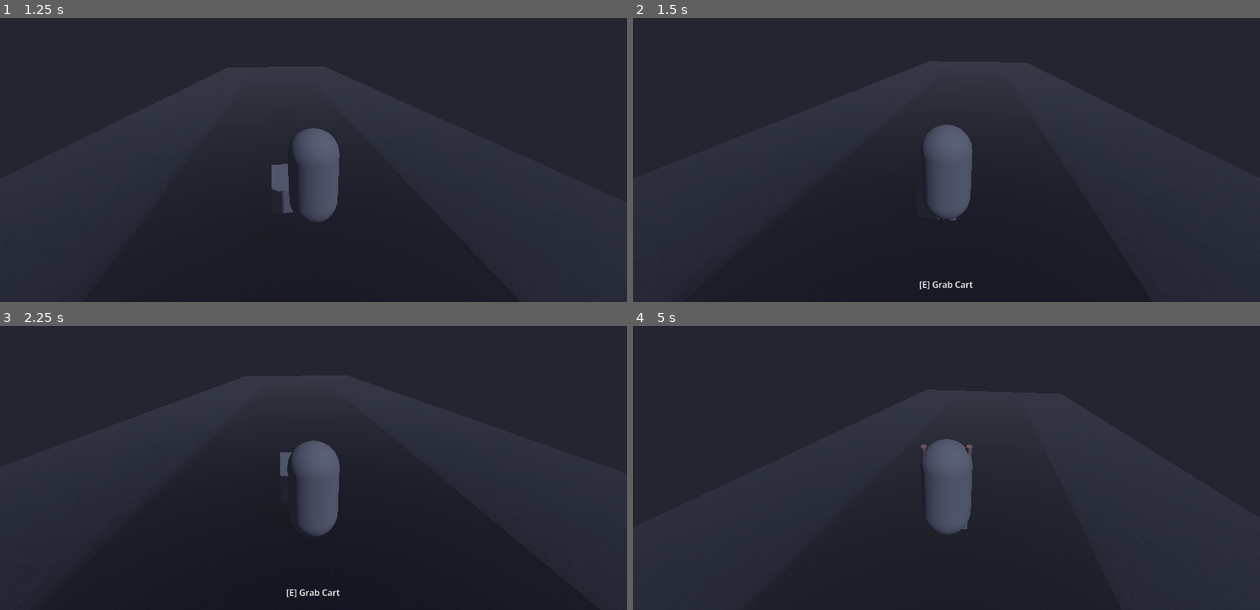
Above: before the commit, frames 1-4 (two rows, left to right).
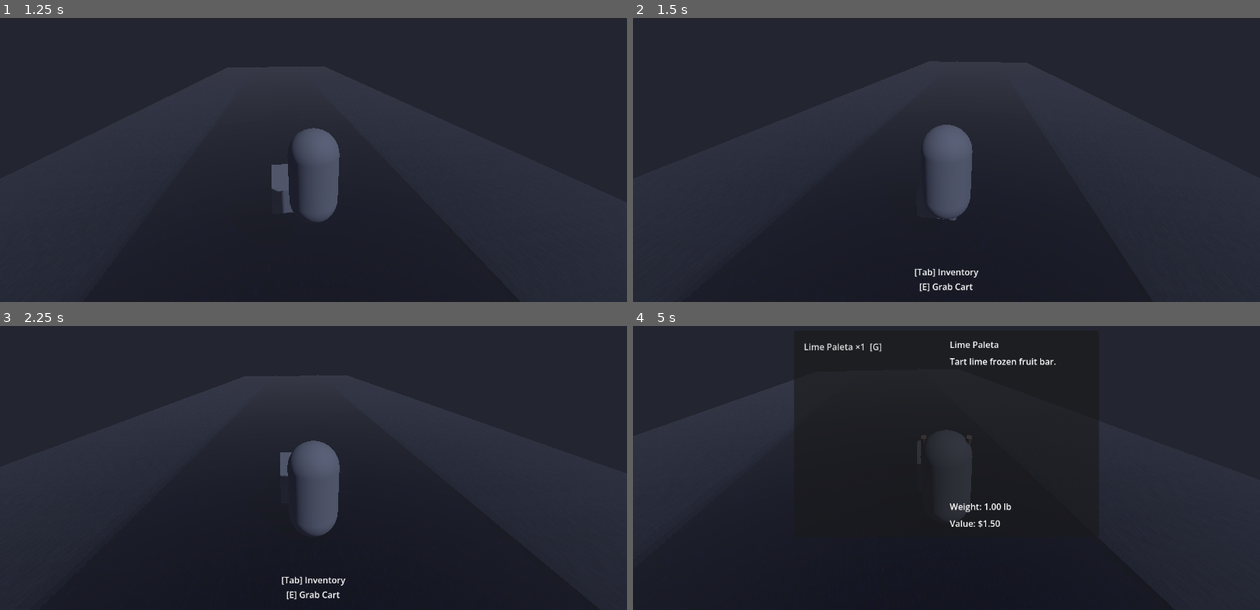
Above: after the commit, the same moments.

Repository: miles5g/paletero
Game: Godot game, scene res://world.tscn
The game is run twice, just before and just after one commit, with the same random seed, the same clock (stepped at 60 frames per second) and the same inputs.
Inputs (mouse positions are in pixels of both pictures, inside the frame that each line leads up to):
- Up to frame 1 (1.25 s): move the mouse to (344, 123) at 0.52 s; hold W (move_forward) from 0.53 s (still down); tap E (interact) at 0.6 s; click (344, 123) at 0.67 s; tap Space (jump) at 0.77 s
- Up to frame 2 (1.5 s): keep holding W (move_forward); move the mouse to (915, 125) at 1.27 s; tap Ctrl (crouch) at 1.35 s; click (915, 125) at 1.42 s
- Up to frame 3 (2.25 s): keep holding W (move_forward); tap Space (jump) at 1.52 s; tap E (interact) at 1.55, 2.1 s; tap Enter at 2 s; move the mouse to (326, 428) at 2.02 s; click (326, 428) at 2.17 s
- Up to frame 4 (5 s): keep holding W (move_forward); tap Space (jump) at 2.75, 3.02, 3.77, 4.52 s; move the mouse to (940, 439) at 2.77 s; tap Shift (sprint) at 2.85 s; click (940, 439) at 2.92 s; tap E (interact) at 3.05, 3.6, 4.55 s; tap Enter at 3.5 s; move the mouse to (990, 436) at 3.52 s; click (990, 436) at 3.67 s; tap Tab (toggle_inventory, bound only after the commit) at 4.15 s; move the mouse to (896, 428) at 4.27 s; tap Ctrl (crouch) at 4.35 s; click (896, 428) at 4.42 s

Frame 1 is identical in both runs. In frame 2, 0.3% of the frame differs, in the area x 44-56%, y 88-97%; in frame 3, 0.3%; in frame 4, 11%, in the area x 2-87%, y 5-100%.

Commit message:
Add cart inventory UI with Tab toggle and item resources
- Add ItemResource and cart inventory_list with stack-on-name add_item_to_inventory
- Procedural HUD: grab prompts + InventoryMenu panel; bind_cart and refresh list
- Player: toggle_inventory (Tab) near cart or while pushing; mouse/camera behavior
- Fix UI node names, Button text alignment, materials, and len variable shadowing

Co-authored-by: Cursor <cursoragent@cursor.com>

Diff:
--- a/cart.gd
+++ b/cart.gd
@@ -23,8 +23,11 @@
 var _physics_dt: float = 1.0 / 60.0
 var _last_yaw_impulse: float = 0.0
 
+var inventory_list: Array[ItemResource] = []
+
 func _ready() -> void:
 	add_to_group("carts")
+	_stock_initial_paleta()
 	_handle_zone = Area3D.new()
 	_handle_zone.name = "HandleZone"
 	_handle_zone.monitoring = true
@@ -59,6 +62,28 @@
 	_interaction_area.body_exited.connect(_on_interaction_area_body_exited)
 	call_deferred("_sync_area_masks_to_player_layer")
 
+
+func add_item_to_inventory(new_item_resource: ItemResource) -> void:
+	if new_item_resource == null:
+		return
+	for existing in inventory_list:
+		if existing.item_name == new_item_resource.item_name:
+			existing.quantity += new_item_resource.quantity
+			return
+	inventory_list.append(new_item_resource.duplicate(true))
+
+
+func _stock_initial_paleta() -> void:
+	var lime := ItemResource.new()
+	lime.item_name = "Lime Paleta"
+	lime.quantity = 1
+	lime.weight_lbs = 1.0
+	lime.value_usd = 1.50
+	lime.description = "Tart lime frozen fruit bar."
+	lime.rarity = ItemResource.Rarity.GREEN
+	add_item_to_inventory(lime)
+
+
 func _physics_process(delta: float) -> void:
 	_physics_dt = delta
 
@@ -73,29 +98,23 @@
 	_handle_zone.collision_mask = mask
 	_interaction_area.collision_mask = mask
 
-func _hud_interaction_label() -> Label:
-	var w := get_parent()
-	if w == null:
-		return null
-	return w.get_node_or_null("HUD/InteractionLabel") as Label
-
 func _on_interaction_area_body_entered(body: Node3D) -> void:
 	if not body is CharacterBody3D or body.name != &"Player":
 		return
 	if body.is_pushing:
 		return
 	body.can_interact = true
-	var lbl := _hud_interaction_label()
-	if lbl:
-		lbl.visible = true
+	var w := get_parent()
+	if w != null and w.has_method("set_grab_prompts_visible"):
+		w.set_grab_prompts_visible(true)
 
 func _on_interaction_area_body_exited(body: Node3D) -> void:
 	if not body is CharacterBody3D or body.name != &"Player":
 		return
 	body.can_interact = false
-	var lbl := _hud_interaction_label()
-	if lbl:
-		lbl.visible = false
+	var w := get_parent()
+	if w != null and w.has_method("set_grab_prompts_visible"):
+		w.set_grab_prompts_visible(false)
 
 func _integrate_forces(state: PhysicsDirectBodyState3D) -> void:
 	var local_v: Vector3 = state.transform.basis.inverse() * state.linear_velocity
--- /dev/null
+++ b/inventory_menu.gd
@@ -0,0 +1,103 @@
+extends Panel
+
+var _item_list: VBoxContainer
+var _detail_icon: TextureRect
+var _detail_name: Label
+var _detail_description: Label
+var _detail_weight: Label
+var _detail_value: Label
+var _cart: RigidBody3D = null
+var _entries: Array[ItemResource] = []
+
+
+func _ready() -> void:
+	_item_list = get_node("MarginContainer/HSplitContainer/ScrollContainer/ItemListVBox") as VBoxContainer
+	_detail_icon = get_node("MarginContainer/HSplitContainer/DetailsColumn/DetailIcon") as TextureRect
+	_detail_name = get_node("MarginContainer/HSplitContainer/DetailsColumn/DetailName") as Label
+	_detail_description = get_node("MarginContainer/HSplitContainer/DetailsColumn/DetailDescription") as Label
+	_detail_weight = get_node("MarginContainer/HSplitContainer/DetailsColumn/DetailWeight") as Label
+	_detail_value = get_node("MarginContainer/HSplitContainer/DetailsColumn/DetailValue") as Label
+
+
+func bind_cart(cart: RigidBody3D) -> void:
+	_cart = cart
+
+
+func refresh() -> void:
+	if _item_list == null:
+		return
+	for c in _item_list.get_children():
+		c.queue_free()
+	_entries.clear()
+	_clear_detail_panel()
+
+	if _cart == null:
+		return
+
+	var inv: Variant = _cart.get("inventory_list")
+	if inv == null:
+		return
+
+	for it in inv:
+		if it is ItemResource:
+			_entries.append(it)
+
+	var i := 0
+	for entry in _entries:
+		var btn := Button.new()
+		btn.flat = true
+		btn.alignment = HORIZONTAL_ALIGNMENT_LEFT
+		btn.text = _format_row(entry)
+		var idx := i
+		btn.pressed.connect(func (): _select_index(idx))
+		_item_list.add_child(btn)
+		i += 1
+
+	if _entries.size() > 0:
+		_select_index(0)
+
+
+func _select_index(idx: int) -> void:
+	if idx < 0 or idx >= _entries.size():
+		return
+	var entry := _entries[idx]
+	_detail_name.text = entry.item_name
+	_detail_description.text = entry.description
+	_detail_weight.text = "Weight: %.2f lb" % entry.weight_lbs
+	_detail_value.text = "Value: $%.2f" % entry.value_usd
+	if entry.icon != null:
+		_detail_icon.texture = entry.icon
+		_detail_icon.visible = true
+	else:
+		_detail_icon.texture = null
+		_detail_icon.visible = false
+
+
+func _clear_detail_panel() -> void:
+	if _detail_name == null:
+		return
+	_detail_name.text = ""
+	_detail_description.text = ""
+	_detail_weight.text = ""
+	_detail_value.text = ""
+	_detail_icon.texture = null
+	_detail_icon.visible = false
+
+
+func _format_row(entry: ItemResource) -> String:
+	var rarity_short := _rarity_abbrev(entry.rarity)
+	return "%s ×%d  [%s]" % [entry.item_name, entry.quantity, rarity_short]
+
+
+func _rarity_abbrev(r: ItemResource.Rarity) -> String:
+	match r:
+		ItemResource.Rarity.GREEN:
+			return "G"
+		ItemResource.Rarity.BLUE:
+			return "B"
+		ItemResource.Rarity.PURPLE:
+			return "P"
+		ItemResource.Rarity.GOLD:
+			return "Au"
+		_:
+			return "?"
--- /dev/null
+++ b/item_resource.gd
@@ -0,0 +1,17 @@
+extends Resource
+class_name ItemResource
+
+enum Rarity {
+	GREEN,
+	BLUE,
+	PURPLE,
+	GOLD,
+}
+
+@export var item_name: String = ""
+@export var quantity: int = 1
+@export var weight_lbs: float = 0.0
+@export var value_usd: float = 0.0
+@export var description: String = ""
+@export var rarity: Rarity = Rarity.GREEN
+@export var icon: Texture2D
--- a/player.gd
+++ b/player.gd
@@ -70,13 +70,15 @@
 		if Input.mouse_mode != Input.MOUSE_MODE_CAPTURED:
 			Input.mouse_mode = Input.MOUSE_MODE_CAPTURED
 			return
-	if event is InputEventMouseMotion and Input.mouse_mode == Input.MOUSE_MODE_CAPTURED and _camera:
+	if event is InputEventMouseMotion and Input.mouse_mode == Input.MOUSE_MODE_CAPTURED and _camera and not _is_inventory_menu_open():
 		rotate_y(-event.relative.x * mouse_sensitivity)
 		_camera.rotate_object_local(Vector3.RIGHT, -event.relative.y * mouse_sensitivity)
 		var pitch := _camera.rotation_degrees.x
 		_camera.rotation_degrees.x = clampf(pitch, -80.0, 80.0)
 
 func _physics_process(delta: float) -> void:
+	if Input.is_action_just_pressed("toggle_inventory") and _can_toggle_cart_inventory():
+		_toggle_inventory_menu()
 	if Input.is_action_just_pressed("interact"):
 		_interact()
 
@@ -142,9 +144,9 @@
 	is_pushing = true
 	can_interact = false
 	add_collision_exception_with(cart)
-	var lbl := get_parent().get_node_or_null("HUD/InteractionLabel") as Label
-	if lbl:
-		lbl.visible = false
+	var w := get_parent()
+	if w != null and w.has_method("set_grab_prompts_visible"):
+		w.set_grab_prompts_visible(false)
 	_hitch_distance = hitch_nominal_distance
 	_hitch_dy = cart.global_position.y - global_position.y
 	var face := -global_transform.basis.z
@@ -229,8 +231,8 @@
 
 func _arm_elbow_target(shoulder: Vector3, hand_target: Vector3, side_sign: float) -> Vector3:
 	var dir := hand_target - shoulder
-	var len := dir.length()
-	if len < 0.05:
+	var reach_len := dir.length()
+	if reach_len < 0.05:
 		return shoulder + global_transform.basis * Vector3(0.0, -0.12, -0.08)
 	var mid := shoulder + dir * 0.5
 	var b := global_transform.basis
@@ -238,7 +240,7 @@
 	var bend_down := -b.y * 0.11
 	# Slight backward bow adds loose, organic bend while keeping hands attached.
 	var bend_back := b.z * 0.08
-	var bend_scale := clampf(len / 2.0, 0.55, 1.0)
+	var bend_scale := clampf(reach_len / 2.0, 0.55, 1.0)
 	return mid + (bend_out + bend_down + bend_back) * bend_scale
 
 func _update_push_arms_visual() -> void:
@@ -312,13 +314,60 @@
 		remove_collision_exception_with(cart)
 	is_pushing = false
 	can_interact = cart != null and cart.has_method("is_player_in_grab_range") and cart.is_player_in_grab_range(self)
-	var lbl := get_parent().get_node_or_null("HUD/InteractionLabel") as Label
-	if lbl:
-		lbl.visible = can_interact
+	var wp := get_parent()
+	if wp != null and wp.has_method("set_grab_prompts_visible"):
+		wp.set_grab_prompts_visible(can_interact)
 	current_cart = null
 
 func _exit_tree() -> void:
 	_detach_from_cart()
+
+
+func _inventory_menu_panel() -> Panel:
+	var w := get_parent()
+	if w == null:
+		return null
+	return w.get_node_or_null("HUD/InventoryMenu") as Panel
+
+
+func _is_inventory_menu_open() -> bool:
+	var panel := _inventory_menu_panel()
+	return panel != null and panel.visible
+
+
+func _can_toggle_cart_inventory() -> bool:
+	if is_pushing:
+		return true
+	for c in get_tree().get_nodes_in_group("carts"):
+		if c is RigidBody3D and c.has_method("is_player_in_grab_range") and c.is_player_in_grab_range(self):
+			return true
+	return false
+
+
+func _resolve_cart_for_inventory() -> RigidBody3D:
+	if is_pushing and current_cart != null and is_instance_valid(current_cart):
+		return current_cart
+	for c in get_tree().get_nodes_in_group("carts"):
+		if c is RigidBody3D and c.has_method("is_player_in_grab_range") and c.is_player_in_grab_range(self):
+			return c
+	return null
+
+
+func _toggle_inventory_menu() -> void:
+	var panel := _inventory_menu_panel()
+	if panel == null:
+		return
+	panel.visible = not panel.visible
+	if panel.visible:
+		Input.mouse_mode = Input.MOUSE_MODE_VISIBLE
+		var cart := _resolve_cart_for_inventory()
+		if cart != null and panel.has_method("bind_cart"):
+			panel.bind_cart(cart)
+		if panel.has_method("refresh"):
+			panel.refresh()
+	else:
+		Input.mouse_mode = Input.MOUSE_MODE_CAPTURED
+
 
 func _can_uncrouch_to_stand() -> bool:
 	if _collision_shape == null or _capsule_shape == null:
--- a/project.godot
+++ b/project.godot
@@ -57,6 +57,11 @@
 "events": [Object(InputEventKey,"resource_local_to_scene":false,"resource_name":"","device":-1,"window_id":0,"alt_press …(195 unchanged characters)…
 ]
 }
+toggle_inventory={
+"deadzone": 0.5,
+"events": [Object(InputEventKey,"resource_local_to_scene":false,"resource_name":"","device":-1,"window_id":0,"alt_pressed":false,"shift_pressed":false,"ctrl_pressed":false,"meta_pressed":false,"pressed":false,"keycode":0,"physical_keycode":4194306,"key_label":0,"unicode":0,"location":0,"echo":false,"script":null)
+]
+}
 
 [physics]
 
--- a/world.gd
+++ b/world.gd
@@ -41,7 +41,6 @@
 	_apply_floor_texture_rules(m, albedo_tex, uv_scale)
 	m.roughness = 0.1
 	m.metallic = 0.0
-	m.specular = 1.0
 	return m
 
 
@@ -51,7 +50,6 @@
 	_apply_floor_texture_rules(m, albedo_tex, uv_scale)
 	m.roughness = 0.92
 	m.metallic = 0.0
-	m.specular = 0.32
 	return m
 
 
@@ -61,7 +59,6 @@
 	_apply_floor_texture_rules(m, albedo_tex, uv_scale)
 	m.roughness = 0.88
 	m.metallic = 0.0
-	m.specular = 0.28
 	return m
 
 
@@ -145,22 +142,126 @@
 	)
 
 
+func set_grab_prompts_visible(v: bool) -> void:
+	var box := get_node_or_null("HUD/InteractionPrompts") as Control
+	if box == null:
+		return
+	box.visible = v
+	for c in box.get_children():
+		if c is Control:
+			(c as Control).visible = v
+
+
+func _create_inventory_menu() -> Panel:
+	var panel := Panel.new()
+	panel.name = "InventoryMenu"
+	panel.visible = false
+	panel.anchor_left = 0.5
+	panel.anchor_right = 0.5
+	panel.anchor_top = 0.5
+	panel.anchor_bottom = 0.5
+	panel.offset_left = -280.0
+	panel.offset_top = -190.0
+	panel.offset_right = 280.0
+	panel.offset_bottom = 190.0
+	panel.grow_horizontal = Control.GROW_DIRECTION_BOTH
+	panel.grow_vertical = Control.GROW_DIRECTION_BOTH
+
+	var margin := MarginContainer.new()
+	margin.name = "MarginContainer"
+	margin.set_anchors_preset(Control.PRESET_FULL_RECT)
+	margin.add_theme_constant_override("margin_left", 14)
+	margin.add_theme_constant_override("margin_top", 14)
+	margin.add_theme_constant_override("margin_right", 14)
+	margin.add_theme_constant_override("margin_bottom", 14)
+	panel.add_child(margin)
+
+	var hsplit := HSplitContainer.new()
+	hsplit.name = "HSplitContainer"
+	hsplit.set_anchors_preset(Control.PRESET_FULL_RECT)
+	margin.add_child(hsplit)
+
+	var scroll := ScrollContainer.new()
+	scroll.name = "ScrollContainer"
+	scroll.size_flags_horizontal = Control.SIZE_EXPAND_FILL
+	scroll.custom_minimum_size = Vector2(220, 0)
+	var item_vbox := VBoxContainer.new()
+	item_vbox.name = "ItemListVBox"
+	scroll.add_child(item_vbox)
+	hsplit.add_child(scroll)
+
+	var right_col := VBoxContainer.new()
+	right_col.name = "DetailsColumn"
+	right_col.size_flags_horizontal = Control.SIZE_EXPAND_FILL
+	right_col.add_theme_constant_override("separation", 8)
+
+	var icon := TextureRect.new()
+	icon.name = "DetailIcon"
+	icon.custom_minimum_size = Vector2(112, 112)
+	icon.expand_mode = TextureRect.EXPAND_IGNORE_SIZE
+	icon.stretch_mode = TextureRect.STRETCH_KEEP_ASPECT_CENTERED
+
+	var name_lbl := Label.new()
+	name_lbl.name = "DetailName"
+	name_lbl.autowrap_mode = TextServer.AUTOWRAP_WORD_SMART
+
+	var desc_lbl := Label.new()
+	desc_lbl.name = "DetailDescription"
+	desc_lbl.autowrap_mode = TextServer.AUTOWRAP_WORD_SMART
+	desc_lbl.size_flags_vertical = Control.SIZE_EXPAND_FILL
+
+	var weight_lbl := Label.new()
+	weight_lbl.name = "DetailWeight"
+
+	var value_lbl := Label.new()
+	value_lbl.name = "DetailValue"
+
+	right_col.add_child(icon)
+	right_col.add_child(name_lbl)
+	right_col.add_child(desc_lbl)
+	right_col.add_child(weight_lbl)
+	right_col.add_child(value_lbl)
+	hsplit.add_child(right_col)
+
+	panel.set_script(load("res://inventory_menu.gd"))
+	return panel
+
+
 func _ready() -> void:
 	var hud := CanvasLayer.new()
 	hud.name = "HUD"
+
+	var prompt_box := VBoxContainer.new()
+	prompt_box.name = "InteractionPrompts"
+	prompt_box.visible = false
+	prompt_box.mouse_filter = Control.MOUSE_FILTER_IGNORE
+	prompt_box.anchor_left = 0.0
+	prompt_box.anchor_right = 1.0
+	prompt_box.anchor_top = 1.0
+	prompt_box.anchor_bottom = 1.0
+	prompt_box.offset_top = -72.0
+	prompt_box.offset_bottom = -12.0
+	prompt_box.alignment = BoxContainer.ALIGNMENT_CENTER
+
+	var inventory_prompt := Label.new()
+	inventory_prompt.name = "InventoryPromptLabel"
+	inventory_prompt.text = "[Tab] Inventory"
+	inventory_prompt.horizontal_alignment = HORIZONTAL_ALIGNMENT_CENTER
+	inventory_prompt.vertical_alignment = VERTICAL_ALIGNMENT_CENTER
+
 	var interaction_label := Label.new()
 	interaction_label.name = "InteractionLabel"
 	interaction_label.text = "[E] Grab Cart"
-	interaction_label.visible = false
 	interaction_label.horizontal_alignment = HORIZONTAL_ALIGNMENT_CENTER
 	interaction_label.vertical_alignment = VERTICAL_ALIGNMENT_CENTER
-	hud.add_child(interaction_label)
-	interaction_label.anchor_left = 0.0
-	interaction_label.anchor_right = 1.0
-	interaction_label.anchor_top = 1.0
-	interaction_label.anchor_bottom = 1.0
-	interaction_label.offset_top = -52.0
-	interaction_label.offset_bottom = -12.0
+
+	prompt_box.add_child(inventory_prompt)
+	prompt_box.add_child(interaction_label)
+	hud.add_child(prompt_box)
+
+	var inv_menu := _create_inventory_menu()
+	hud.add_child(inv_menu)
+
 	add_child(hud)
 
 	# Gritty world mood: dark overcast sky + dense fog.
@@ -246,6 +347,10 @@
 	if interaction_area:
 		interaction_area.position = Vector3(0, 0, 0.75)
 
+	var inv_panel := get_node_or_null("HUD/InventoryMenu") as Panel
+	if inv_panel != null and inv_panel.has_method("bind_cart"):
+		inv_panel.bind_cart(cart)
+
 	# 4. Spawn the Player
 	_spawn_player()
 
Not shown, added: inventory_menu.gd.uid
Not shown, added: item_resource.gd.uid
